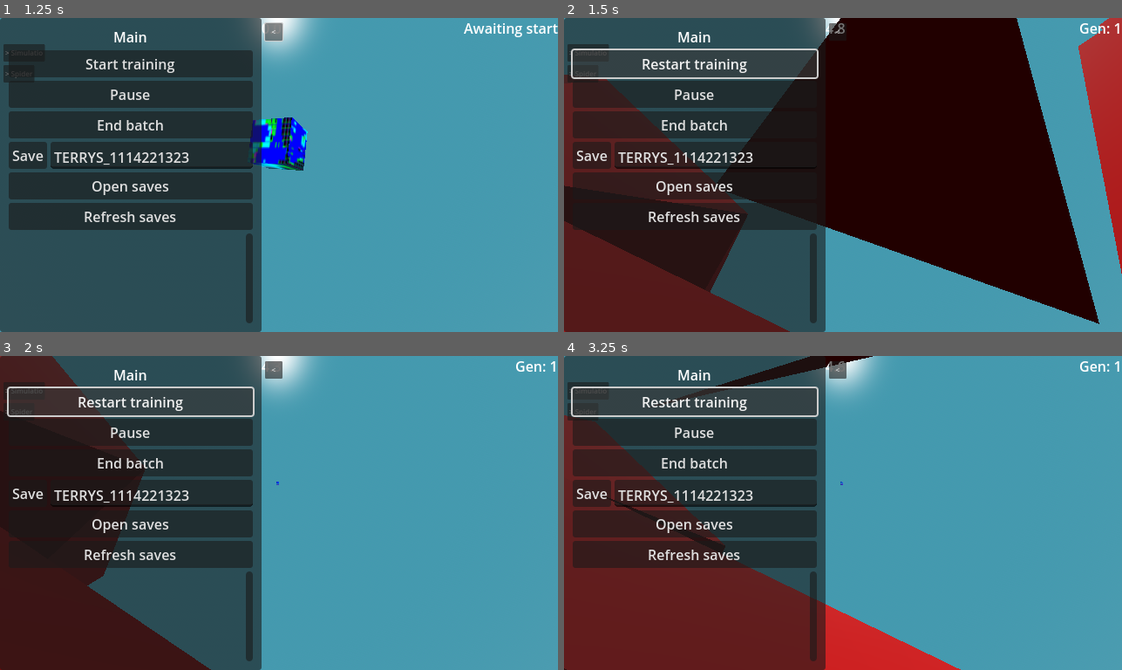
Above: before the commit, frames 1-4 (two rows, left to right).
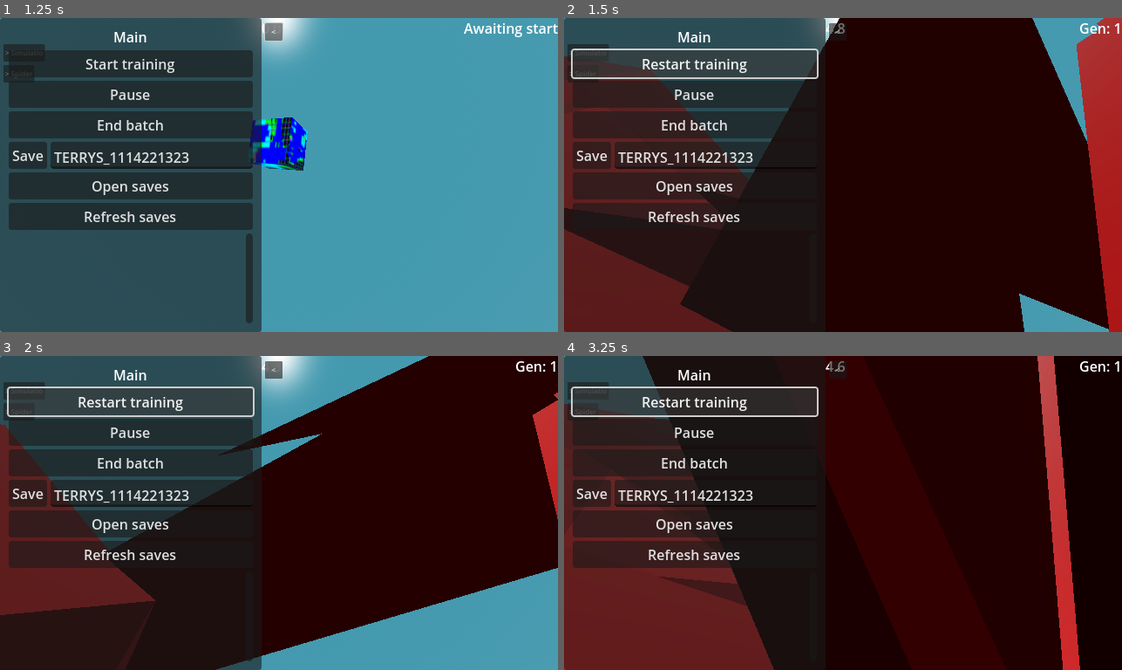
Above: after the commit, the same moments.

Repository: officialErnests/de-ai-ed
Game: Godot game, scene res://scenes/main.tscn
Two runs of this game, one before a commit and one after it. Both use one fixed random seed, a clock stepped at 60 frames per second and the inputs below.
Inputs:
- Up to frame 1 (1.25 s): click "> Main" at 0.5 s
- Up to frame 2 (1.5 s): click "Start training" at 1.25 s
- Up to frame 3 (2 s): no input
- Up to frame 4 (3.25 s): click "Restart training" at 2 s; click "Restart training" at 2.75 s

Frame 1 is identical in both runs. In frame 2, 24% of the frame differs, in the area x 0-100%, y 0-100%; in frame 3, 61%; in frame 4, 73%.
Error in both runs: Attempt to call function 'get_files' in base 'null instance' on a null instance. (res://scripts/spidersss.gd:76)

Commit message:
v0.1.1.2 enforced reward and 31 spiders as default

Diff:
--- a/scenes/main.tscn
+++ b/scenes/main.tscn
@@ -390,7 +390,6 @@
 load_button_storage = NodePath("../Camera_setup/NeckOrSmthing/Dron/Floating_cam/Gui/Main/Panel/VBoxContainer/ScrollContainer/VBoxContainer")
 training_time = NodePath("../Camera_setup/NeckOrSmthing/Dron/Floating_cam/Gui/Simulation/Panel/VBoxContainer/Timer/SpinBox")
 timer = NodePath("../Lerning")
-spiders_per_batch = 1
 mutation_range = 0.5
 node_visualiser = NodePath("../Camera_setup/NeckOrSmthing/Dron/Floating_cam/AiNodes")
 generation_count = NodePath("../Camera_setup/NeckOrSmthing/Dron/Floating_cam/GenCount/Label")
--- a/scripts/spiders_skeleton.gd
+++ b/scripts/spiders_skeleton.gd
@@ -19,7 +19,7 @@
 func _physics_process(delta: float) -> void:
 	spider.addVel(delta)
 	if main_bone.global_position.y < pain_pos:
-		agent.points += (main_bone.global_position.y - pain_pos) * delta * 2
+		agent.points += (main_bone.global_position.y - pain_pos) * delta * 10
 		main_body.material_override.albedo_color = Color(1, 0, 0, 1)
 	else:
 		main_body.material_override.albedo_color = Color(1, 1, 1, 1)
